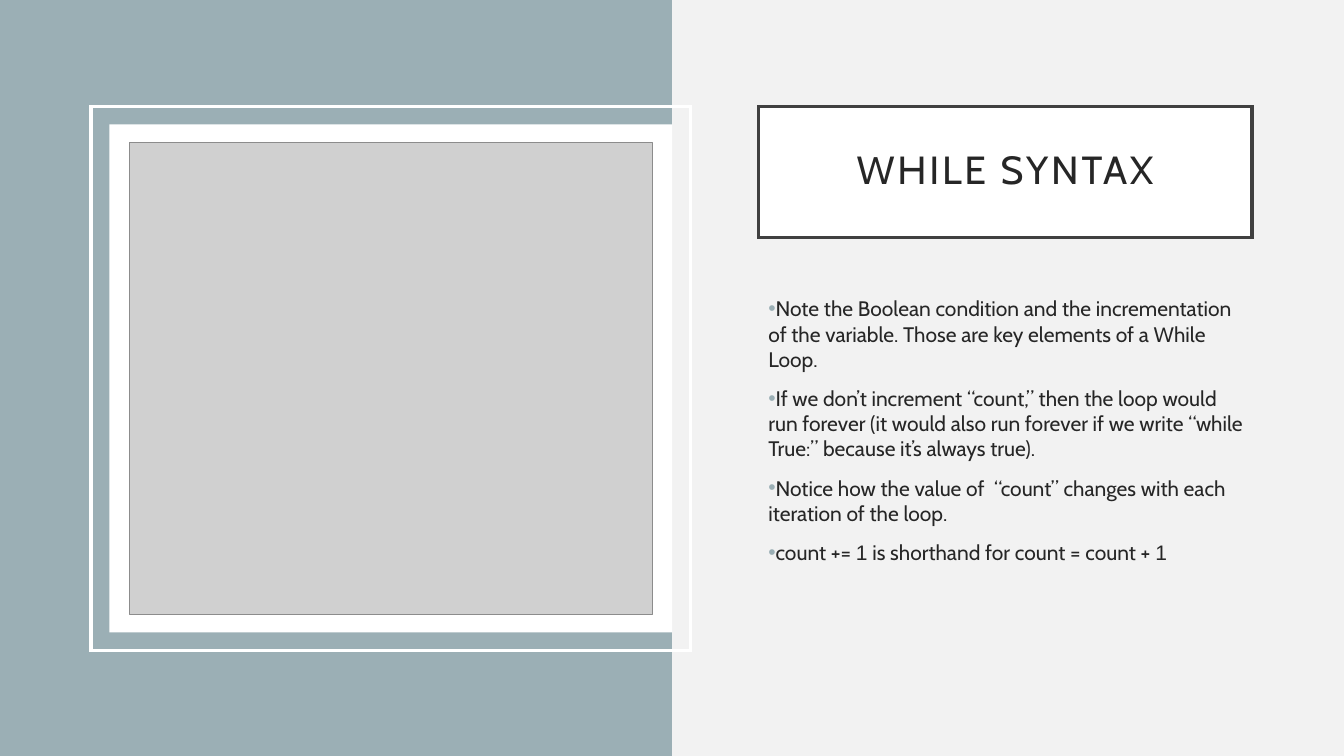
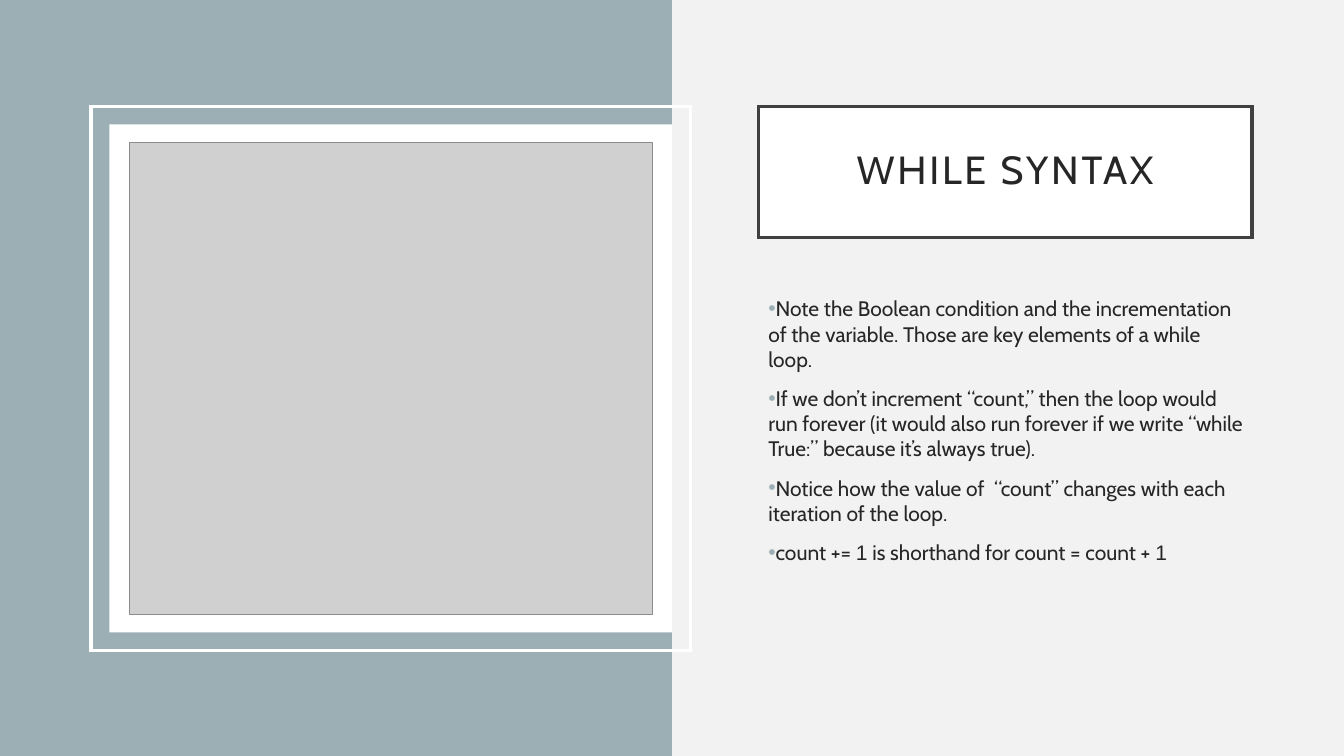
Before and after one commit to rsera/Junior-Knights, a slide deck: slide 8 of Python Day 4 While Loops.pptx. Drawn at 1344x756 pixels with LibreOffice and Linux fonts; fonts in the diff are those of the drawing; grey boxes stand for pictures. Boxes give left, top, right and bottom in pixels: in the first picture for what was removed or moved away, otherwise in the second. Text is boxed around its words. In the diff, an @@ line names an element or a change of style, - is before the commit and + after.

Commit message:
update to while loop slides

```diff
--- a/Python Day 4 While Loops.pptx
+++ b/Python Day 4 While Loops.pptx
@@ text at (768,300,1231,372): text changed @@
-• Note the Boolean condition and the incrementation of the variable. Those are key elements of a While Loop.
+• Note the Boolean condition and the incrementation of the variable. Those are key elements of a while loop.
```
